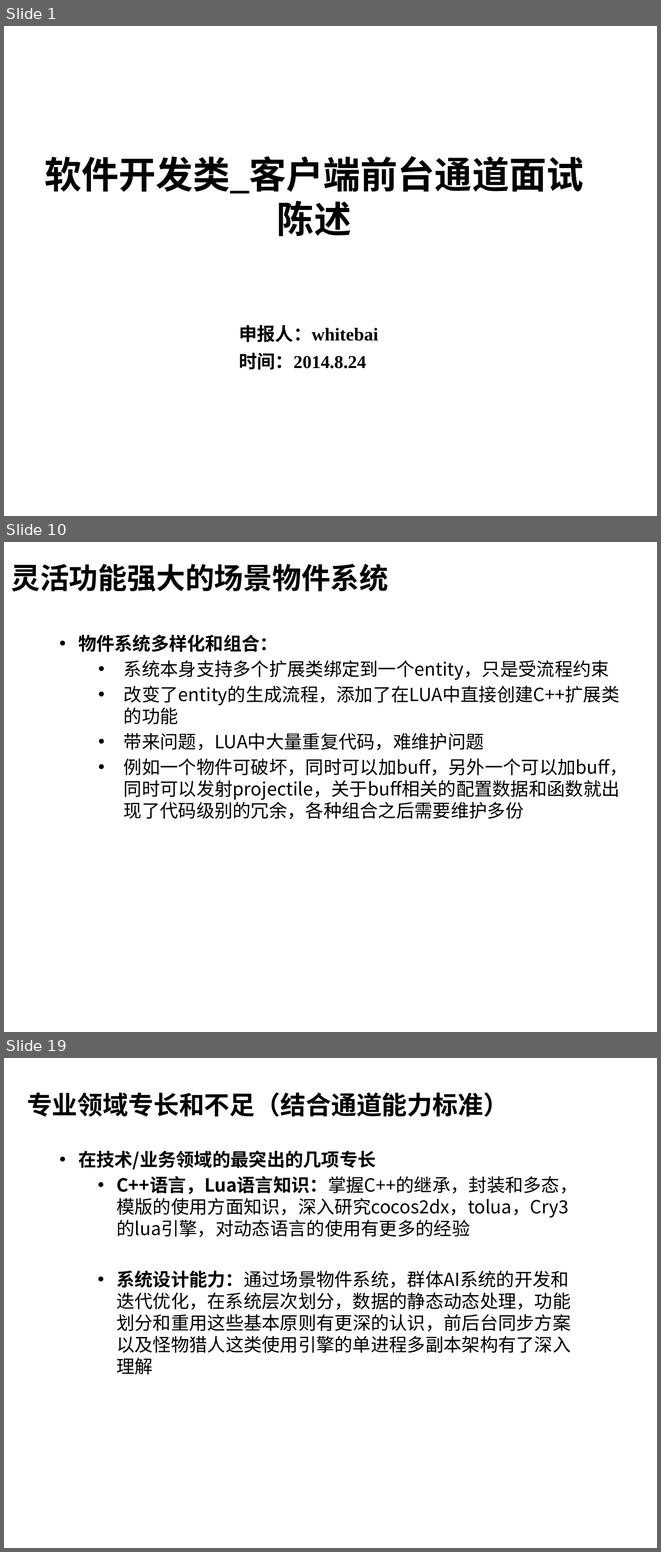
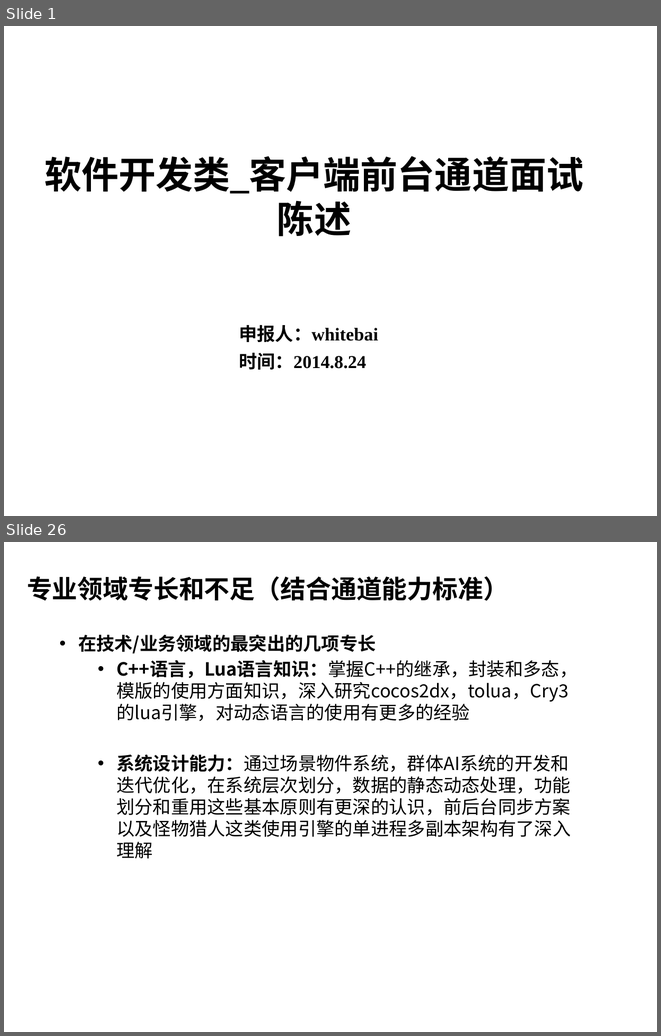
Before and after one commit to henryfung01/StreetFighter, a slide deck: Doc/whitebai.pptx. Shown one above the other, each under a label of ours: slides 1, 10 and 19 before the commit, slides 1 and 26 after it; the slides between them are not shown. The pictures are 661x1552 and 661x1036 pixels, drawn with LibreOffice and Linux fonts; fonts in the diff are those of the drawing; background and template pictures are left out. Boxes give left, top, right and bottom in pixels: in the first picture for what was removed or moved away, otherwise in the second. Text is boxed around its words. In the diff, an @@ line names an element or a change of style, - is before the commit and + after.

```diff
--- a/Doc/whitebai.pptx
+++ b/Doc/whitebai.pptx
@@ slide 10 removed at box(4, 542, 657, 1032), background picture (left out) @@
@@ title removed at box(11, 564, 388, 592) @@
-灵活功能强大的场景物件系统
@@ text removed at box(78, 635, 628, 819) @@
-• 物件系统多样化和组合：
-  • 系统本身支持多个扩展类绑定到一个entity，只是受流程约束
-  • 改变了entity的生成流程，添加了在LUA中直接创建C++扩展类的功能
-  • 带来问题，LUA中大量重复代码，难维护问题
-  • 例如一个物件可破坏，同时可以加buff，另外一个可以加buff，同时可以发射projectile，关于buff相关的配置数据和函数就出现了代码级别的冗余，各种组合之后需要维护多份
@@ what was slide 19 is now slide 26 @@
```
Also in this commit, not shown: 11 slides changed, 14 slides added, 6 other slides removed, 7 other files.
